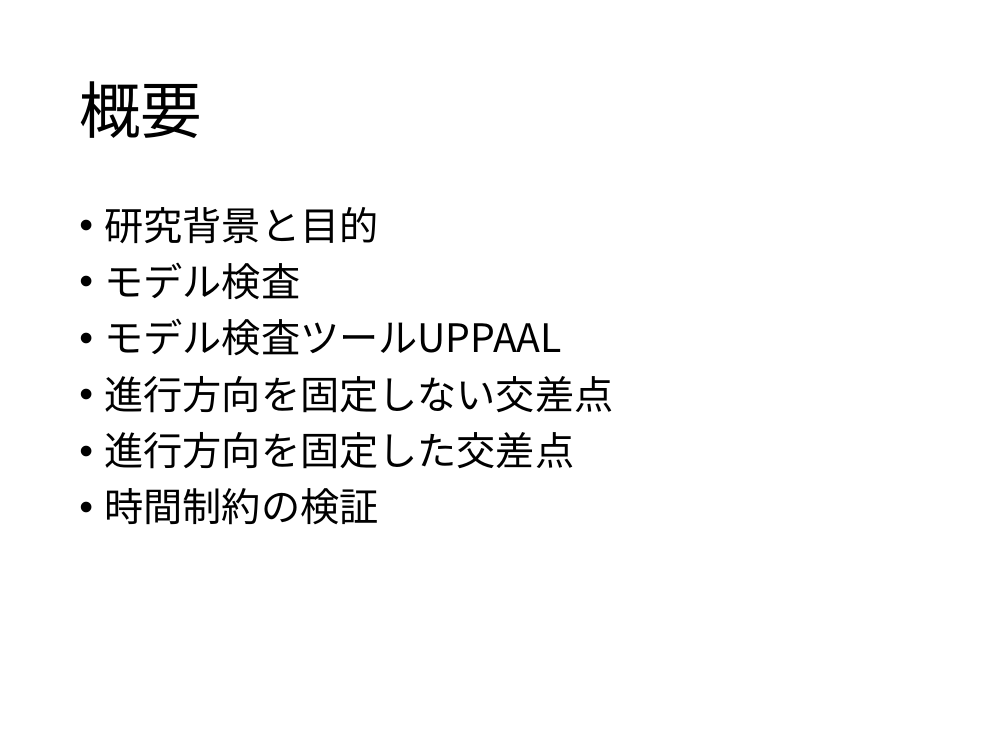
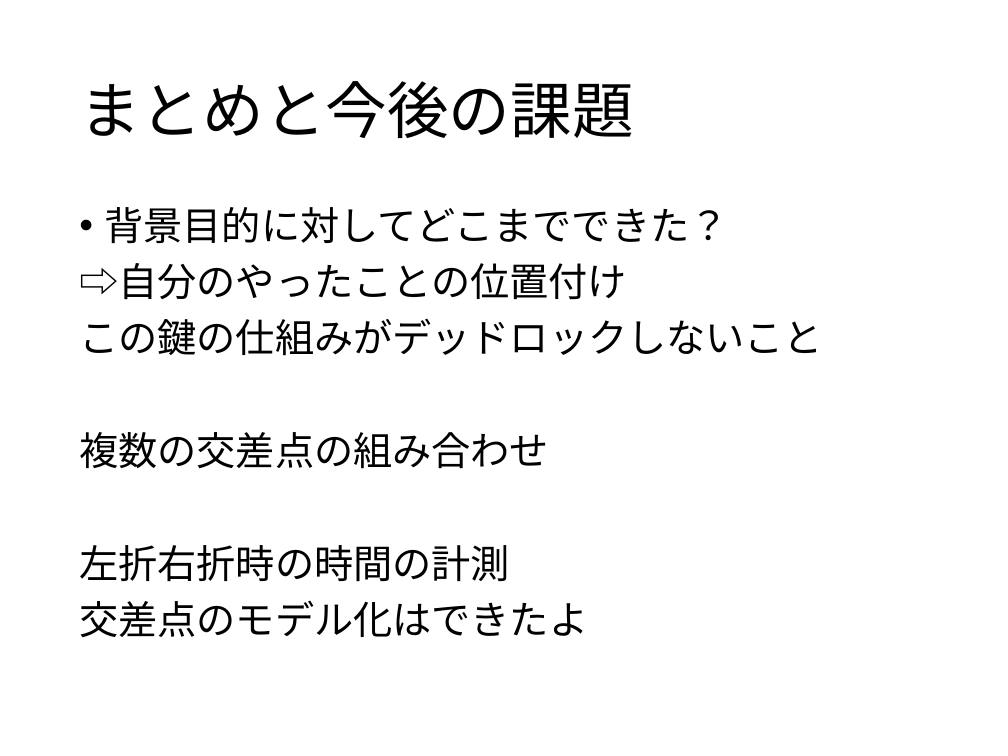
Before and after one commit to Sahara62/graduateResearch, a slide deck: slide 11 of GraduateSlide.pptx (slide 2 before the commit). Drawn at 1008x756 pixels with LibreOffice and Linux fonts; fonts in the diff are those of the drawing. Boxes give left, top, right and bottom in pixels: in the first picture for what was removed or moved away, otherwise in the second. Text is boxed around its words. In the diff, an @@ line names an element or a change of style, - is before the commit and + after.

```diff
--- a/GraduateSlide.pptx
+++ b/GraduateSlide.pptx
@@ title at box(79, 81, 633, 138): text changed @@
-概要
+まとめと今後の課題
@@ text at box(79, 207, 823, 637): text changed @@
-• 研究背景と目的
-• モデル検査
-• モデル検査ツールUPPAAL
-• 進行方向を固定しない交差点
-• 進行方向を固定した交差点
-• 時間制約の検証
+• 背景目的に対してどこまでできた？
+⇨自分のやったことの位置付け
+この鍵の仕組みがデッドロックしないこと
+複数の交差点の組み合わせ
+左折右折時の時間の計測
+交差点のモデル化はできたよ
```
Also in this commit, not shown: 5 other slides changed, 4 slides added, 1 slide removed, 3 other files.
